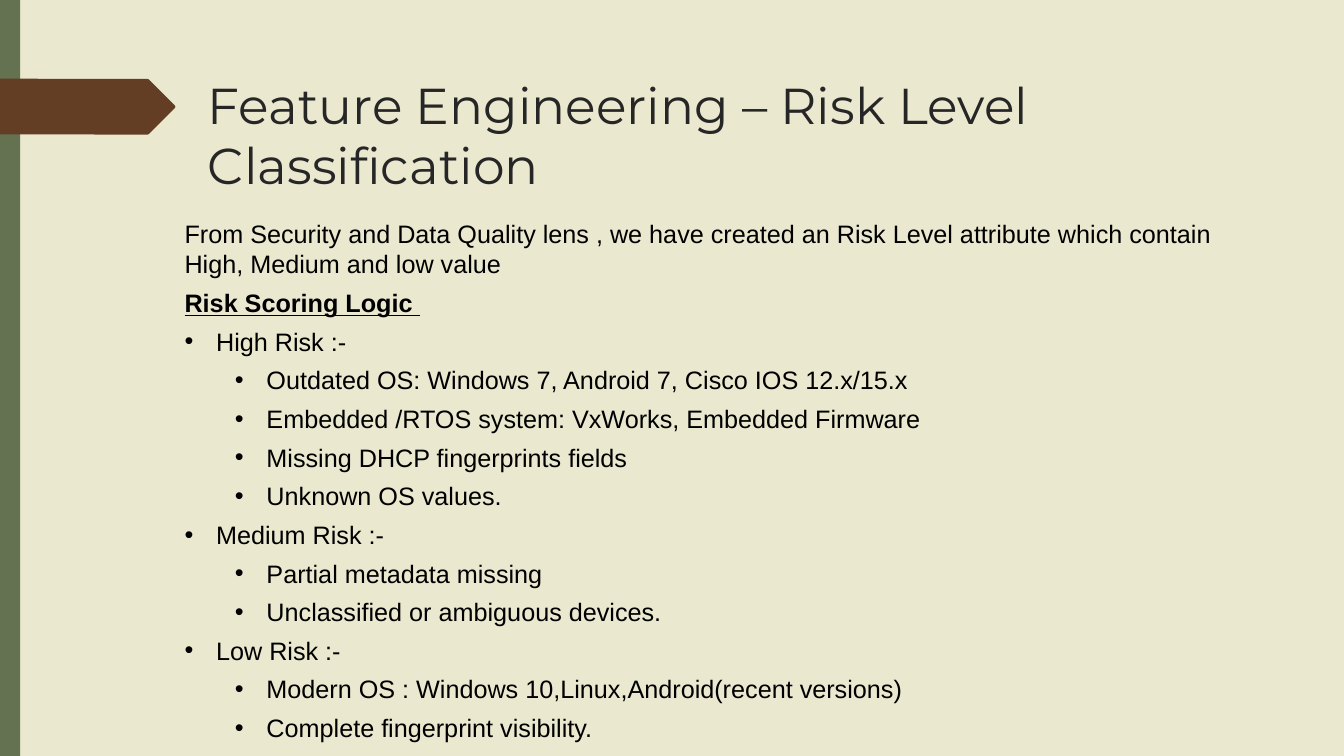
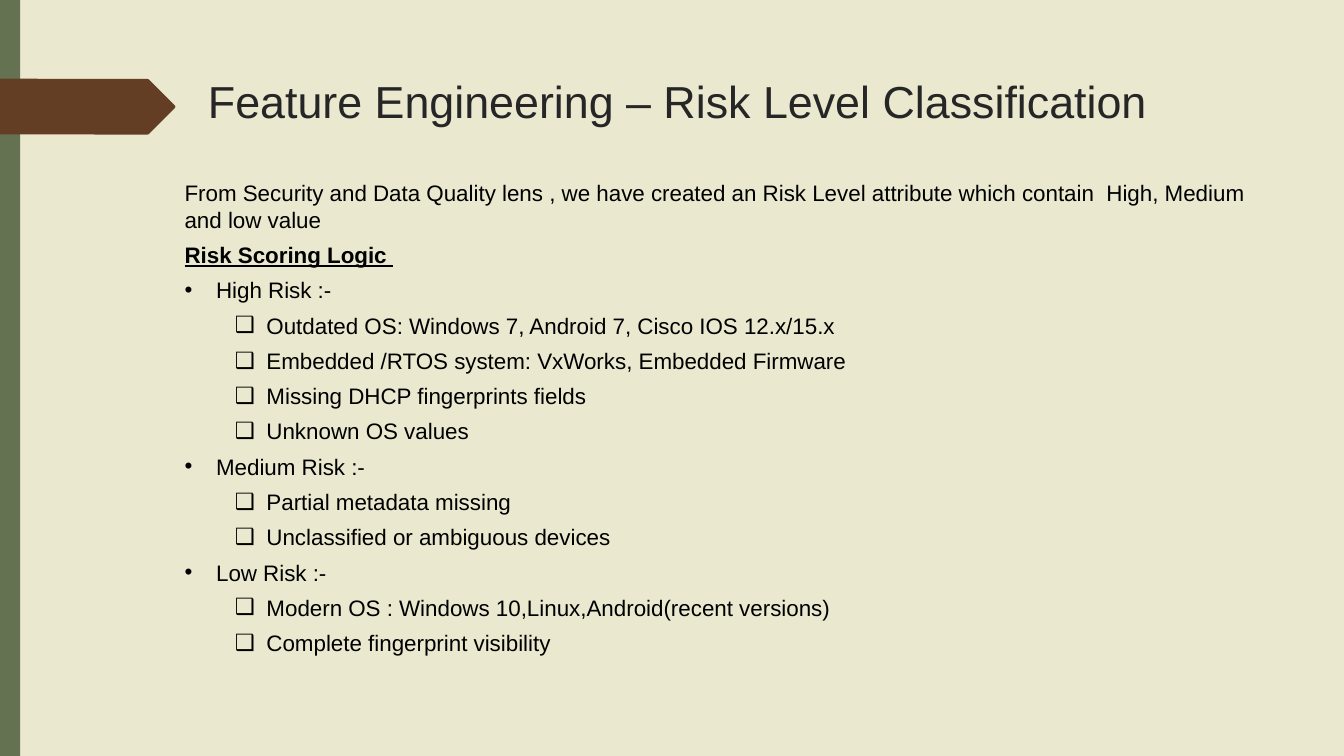
Before and after one commit to Saurav6789/network-asset-classification, a slide deck: slide 13 of Network_analysis.pptx. Drawn at 1344x756 pixels with LibreOffice and Linux fonts; fonts in the diff are those of the drawing. Boxes give left, top, right and bottom in pixels: in the first picture for what was removed or moved away, otherwise in the second. Text is boxed around its words. In the diff, an @@ line names an element or a change of style, - is before the commit and + after.

```diff
--- a/Network_analysis.pptx
+++ b/Network_analysis.pptx
@@ title "Feature Engineering – Risk Level ..." at (x1=208, y1=85, x2=1147, y2=127): size 36 to 32 pt, font Montserrat to Arial @@
@@ text "From Security and Data Quality ..." moved from (x1=185, y1=224, x2=1210, y2=743) to (x1=185, y1=184, x2=1244, y2=656) @@
@@ text at (x1=185, y1=184, x2=1244, y2=621): size 18 to 16 pt in "From Security and Data Quality lens , ...", "Risk Scoring Logic", "High Risk :-", "Outdated OS: Windows 7, Android 7, Cisco ..." and 6 more places; bullet • to ❑ @@
@@ text at (x1=266, y1=422, x2=469, y2=440): text changed; size 18 to 16 pt @@
-  • Unknown OS values.
+  ❑ Unknown OS values
@@ text at (x1=266, y1=528, x2=611, y2=550): text changed; size 18 to 16 pt @@
-  • Unclassified or ambiguous devices.
+  ❑ Unclassified or ambiguous devices
@@ text at (x1=266, y1=634, x2=551, y2=656): text changed; size 18 to 16 pt @@
-  • Complete fingerprint visibility.
+  ❑ Complete fingerprint visibility
```
Also in this commit, not shown: 34 other slides changed, 1 slide removed.
